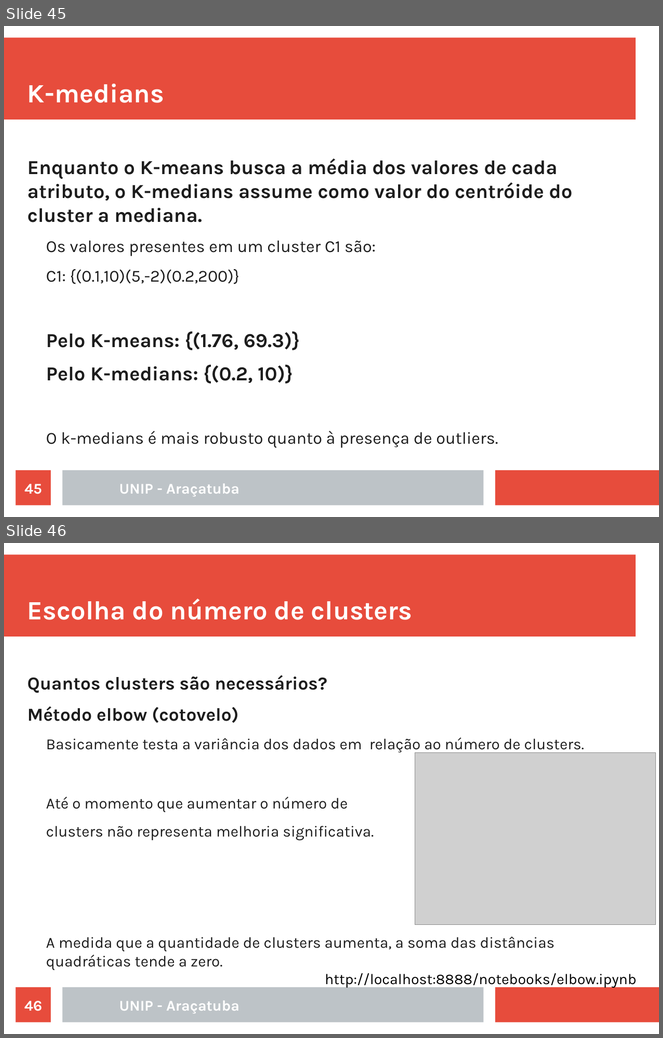
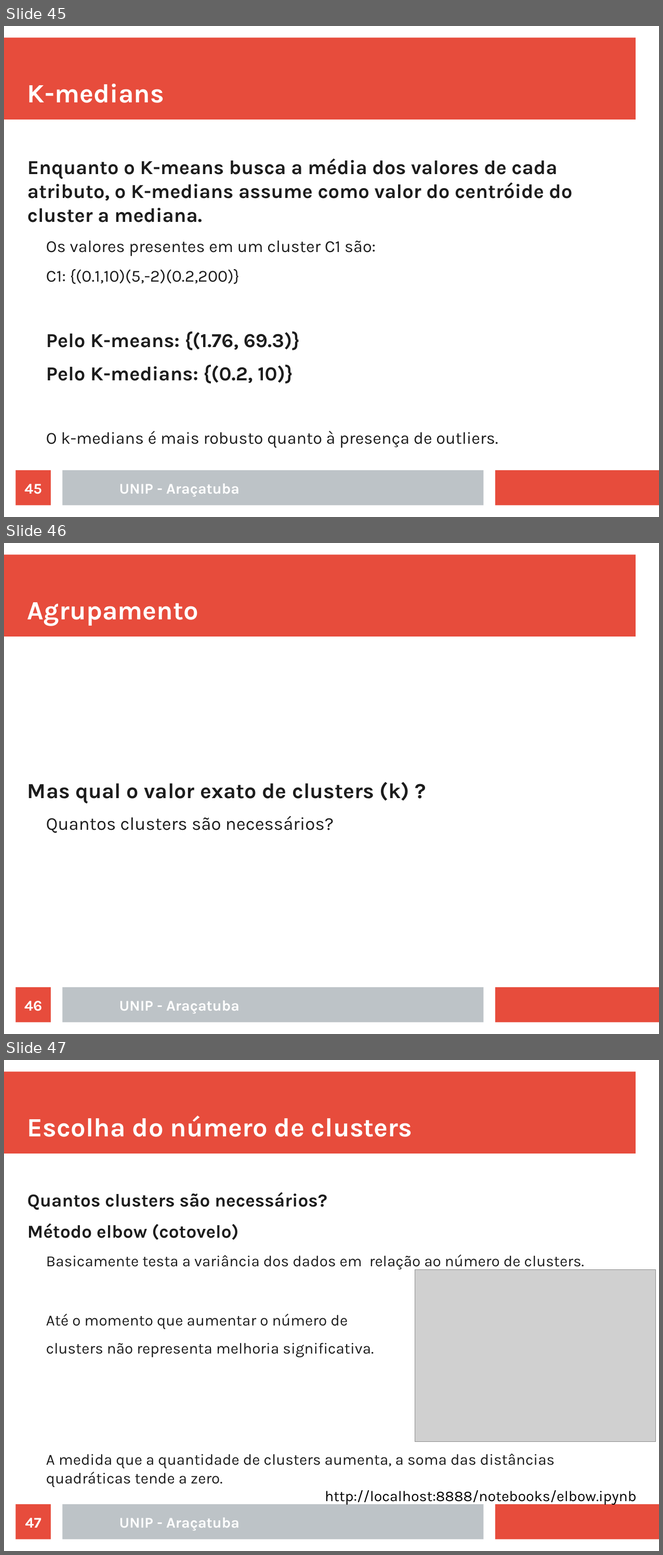
Before and after one commit to rafaelstojoao/pos-unip, a slide deck: [2020][modulo][Machine_Learning]/[aula]02[Agrupamento].odp. Shown one above the other, each under a label of ours: slides 45 and 46 before the commit, slides 45, 46 and 47 after it. The pictures are 663x1038 and 663x1555 pixels, drawn with LibreOffice and Linux fonts; fonts in the diff are those of the drawing; grey boxes stand for pictures. Boxes give left, top, right and bottom in pixels: in the first picture for what was removed or moved away, otherwise in the second. Text is boxed around its words. In the diff, an @@ line names an element or a change of style, - is before the commit and + after.

```diff
--- a/[2020][modulo][Machine_Learning]/[aula]02[Agrupamento].odp
+++ b/[2020][modulo][Machine_Learning]/[aula]02[Agrupamento].odp
@@ slide 46 added at bbox=[4, 543, 659, 1034], background #FFFFFF; not listed: 3 template elements that a slide beside it also shows @@
@@ title added at bbox=[27, 602, 198, 626], 32 pt, text #FFFFFF, bold @@
+Agrupamento
@@ text added at bbox=[27, 782, 410, 833], 26 pt, text #1C1C1C, bold @@
+Mas qual o valor exato de clusters (k) ?
+  Quantos clusters são necessários?
@@ page number added at bbox=[16, 988, 51, 1023], fill #E74C3C, 18 pt, text #FFFFFF, bold @@
+46
@@ text added at bbox=[119, 1001, 240, 1014], 18 pt, text #FFFFFF, bold @@
+UNIP - Araçatuba
@@ what was slide 46 is now slide 47 @@
@@ page number at bbox=[25, 1518, 41, 1528]: text changed @@
-46
+47
```
Also in this commit, not shown: 7 slides changed, 4 other files.
